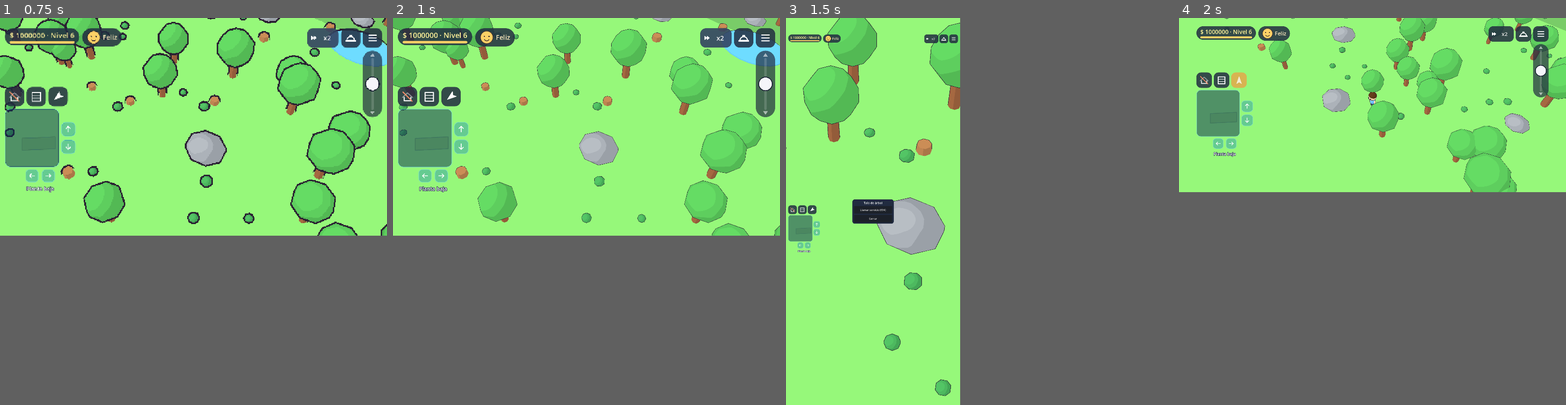
Above: before the commit, frames 1-4 (left to right).
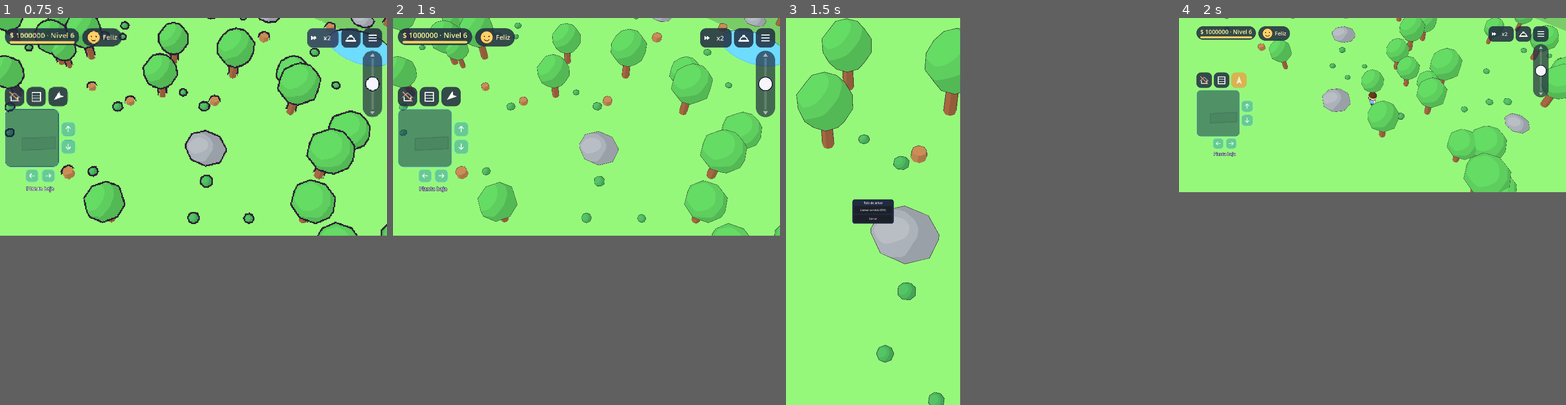
Above: after the commit, the same moments.

Repository: soza0497/Neighborhood
Game: Godot game, scene res://tests/polish6c_demo.tscn
Same seed, same stepped clock (60 frames per second), same inputs: the game is played once before the commit and once after it. This scene is started directly instead of the project's main scene.
Inputs (mouse positions are in pixels of both pictures, inside the frame that each line leads up to):
- Up to frame 1 (0.75 s): click "x1" at 0.5 s
- Up to frame 2 (1 s): no input
- Up to frame 3 (1.5 s): tap Enter (ui_accept) at 1.25 s; drag from (828, 137) to (1018, 79) at 1.27 s
- Up to frame 4 (2 s): no input

Frame 1 is identical in both runs. In frame 2, 0.3% of the frame differs, in the area x 79-88%, y 2-8%; in frame 3, 5.3%, in the area x 0-45%, y 0-100%; in frame 4, less than 0.1%.

Commit message:
Pulido 6C: con un menú abierto se esconde lo de atrás y un toque afuera lo cierra
Co-Authored-By: Claude Sonnet 5.5 <noreply@anthropic.com>

Diff:
--- a/tests/polish6c_demo.gd
+++ b/tests/polish6c_demo.gd
@@ -40,6 +40,7 @@
 	await _test_mood_tap()
 	await _test_popup_inside()
 	await _test_follow_button()
+	await _test_menu_hides_behind()
 	await _test_signs_hidden()
 	print("\nDEMO PULIDO 6C: %d pasaron, %d fallaron · capturas: %s" % [_passed, _failed, ", ".join(_shots)])
 	get_tree().quit(1 if _failed > 0 else 0)
@@ -121,6 +122,22 @@
 	await _shot("p6c_centrar_arriba.png")
 
 
+## Con el ☰ abierto, los botones de atrás se esconden (no asoman) y un toque afuera lo cierra.
+func _test_menu_hides_behind() -> void:
+	print("\n5) Menú abierto: lo de atrás no está")
+	var layout: Control = _hud.get_node("Root/Layout")
+	var overlay: Control = _hud.get_node("%CardOverlay")
+	_check(layout.visible, "con todo cerrado la interfaz se ve")
+	_hud.get_node("%MenuButton").pressed.emit()
+	await _frames(4)
+	_check(not layout.visible, "con el ☰ abierto los botones de atrás se esconden")
+	_check(overlay.visible, "y hay un velo que recibe el toque de afuera")
+	await _shot("p6c_menu_abierto.png")
+	overlay.gui_input.emit(_click())
+	await _frames(4)
+	_check(layout.visible and not _hud.get_node("%SideMenu").visible, "tocar afuera cierra el menú y vuelve todo")
+
+
 ## Los carteles de las casas de vecinos están apagados hasta tocar la casa.
 func _test_signs_hidden() -> void:
 	print("\n4) Nombres de las casas")
--- a/ui/hud.gd
+++ b/ui/hud.gd
@@ -39,6 +39,7 @@
 @onready var _mood_card: Control = %MoodCard
 @onready var _mood_rows: VBoxContainer = %Rows
 @onready var _card_overlay: Control = %CardOverlay
+@onready var _layout: Control = $Root/Layout
 @onready var _money_label: Label = %MoneyLabel
 @onready var _xp_bar: ProgressBar = %XpBar
 @onready var _builds_button: Button = %BuildsButton
@@ -632,8 +633,13 @@
 	# Pulido 3B: con la perilla del ángulo desviada, la cámara sube o baja.
 	if _pitch_slider != null and absf(_pitch_slider.value) > 0.05:
 		EventBus.camera_pitch_step_requested.emit(_pitch_slider.value * PITCH_RATE * delta)
+	# Pulido 6C: con un menú abierto, lo de atrás se esconde (no solo se tapa): no se ven asomar
+	# botones por los bordes ni se pueden tocar. Un toque afuera cierra el menú.
+	var menu_open := _any_menu_open()
+	_layout.visible = not menu_open
+	_card_overlay.visible = menu_open
 	if _pitch_slider != null:
-		_pitch_slider.visible = not _any_menu_open()
+		_pitch_slider.visible = not menu_open
 	var fps_text := "%d FPS" % Engine.get_frames_per_second()
 	if _fps_label.visible:
 		_fps_label.text = fps_text
@@ -683,7 +689,7 @@
 	_card_overlay.show()
 
 
-## Tocar afuera de la tarjeta la cierra.
+## Tocar afuera de cualquier menú abierto lo cierra.
 func _on_overlay_input(event: InputEvent) -> void:
 	if (event is InputEventMouseButton and event.pressed) or (event is InputEventScreenTouch and event.pressed):
 		_close_cards()
@@ -691,9 +697,7 @@
 
 
 func _close_cards() -> void:
-	_mood_card.hide()
-	_card_overlay.hide()
-	_side_menu.hide()
+	_close_floating()
 
 
 ## Pulido 2: el menú hamburguesa se abre y se cierra con el mismo botón, y
Not shown, changed: PROGRESO.md
